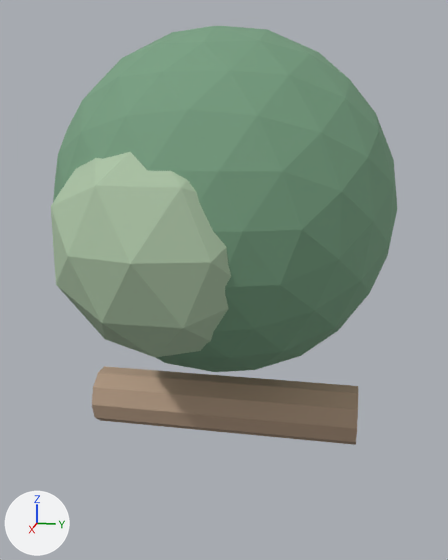
A saved change to the glTF model public/builder-assets/openlife/tree_deciduous.glb.
Both versions are drawn from a camera (50 mm lens) standing at (5.66, 1.13, 3.99) and looking at (0.06, 0.01, 2.59). Lighting does not change. The marker at lower left points along +X, +Y and +Z. The older version comes first.

Names of what the first picture shows: 'p000', 'p001', 'p002'.
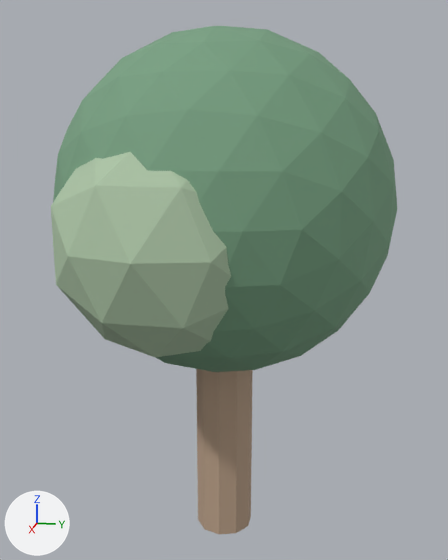
What differs and where, as boxes [x1, y1, x2, y2] in the pictures (448 x 560 px):
'p000', moved, turned: before [92, 366, 358, 445]; after [196, 369, 253, 534]

The edits, one by one:
Object 'p000' (ob_p000) moves from (0.0, 0.0, 0.0) to (0.0, 1.3, 1.3).
Object 'p000' (ob_p000) turns from (0, 0, 0) to (90, 0, 0) degrees about x, y and z.
